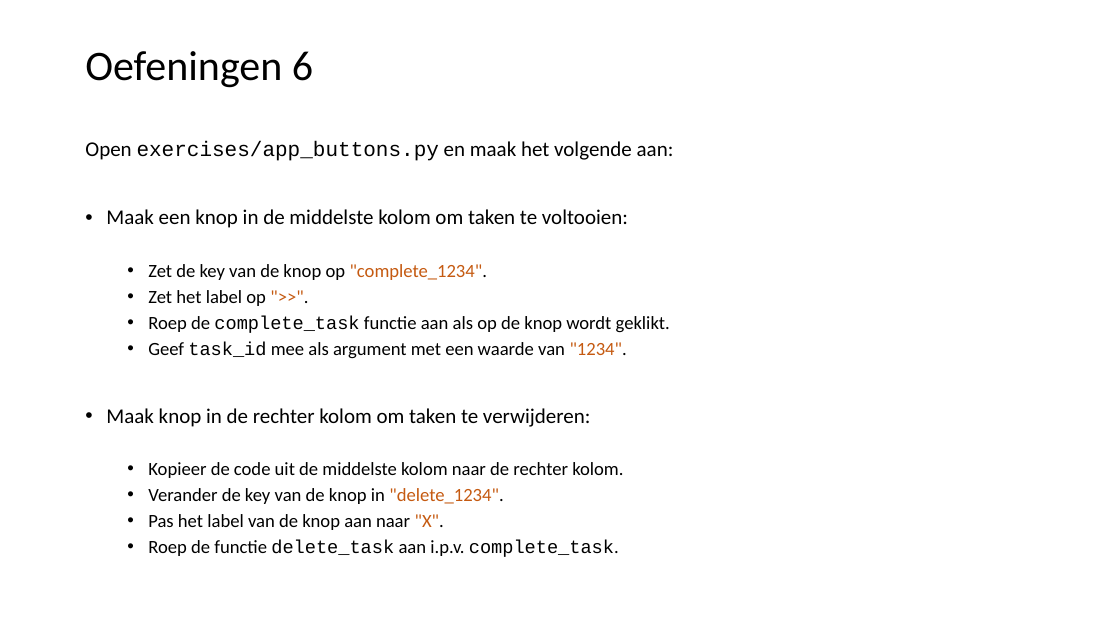
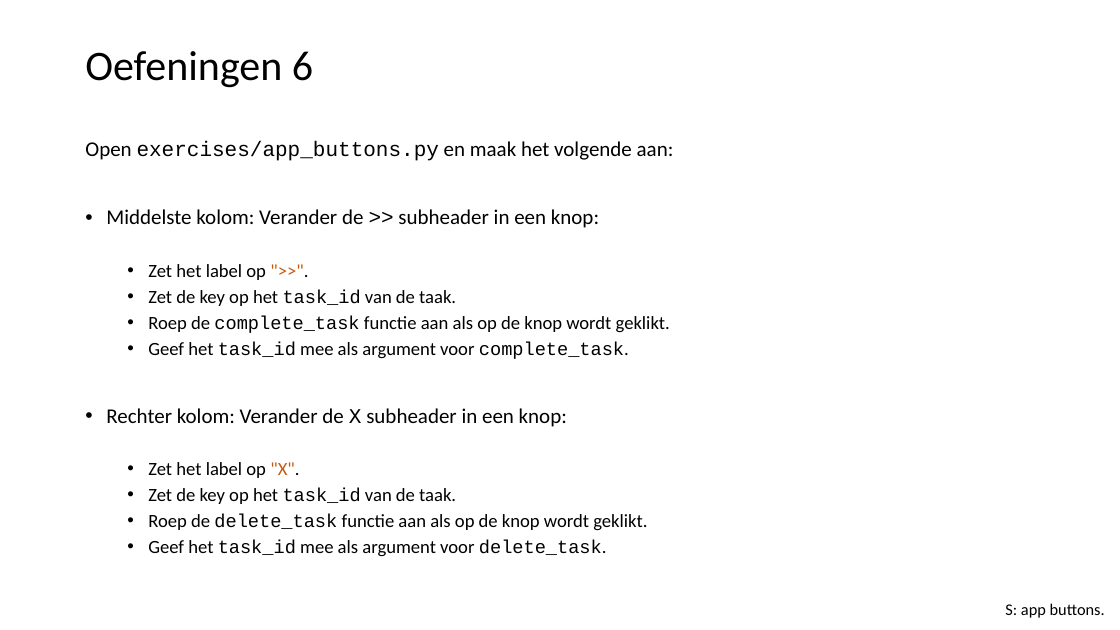
Before and after one commit to LFKoning/knowledge-sharing, a slide deck: slide 38 of python_course_4p/4_api_app/4_api_app.pptx (slide 39 before the commit). Drawn at 1120x630 pixels with LibreOffice and Linux fonts; fonts in the diff are those of the drawing. Boxes give left, top, right and bottom in pixels: in the first picture for what was removed or moved away, otherwise in the second. Text is boxed around its words. In the diff, an @@ line names an element or a change of style, - is before the commit and + after.

```diff
--- a/python_course_4p/4_api_app/4_api_app.pptx
+++ b/python_course_4p/4_api_app/4_api_app.pptx
@@ text at <box>106,209,599,228</box>: text changed @@
-• Maak een knop in de middelste kolom om taken te voltooien:
-  • Zet de key van de knop op "complete_1234".
+• Middelste kolom: Verander de >> subheader in een knop:
@@ text at <box>148,290,456,306</box>: paragraph added @@
+  • Zet de key op het task_id van de taak.
@@ text at <box>106,342,647,557</box>: text changed @@
-  • Geef task_id mee als argument met een waarde van "1234".
-• Maak knop in de rechter kolom om taken te verwijderen:
-  • Kopieer de code uit de middelste kolom naar de rechter kolom.
-  • Verander de key van de knop in "delete_1234".
-  • Pas het label van de knop aan naar "X".
-  • Roep de functie delete_task aan i.p.v. complete_task.
+  • Geef het task_id mee als argument voor complete_task.
+• Rechter kolom: Verander de X subheader in een knop:
+  • Zet het label op "X".
+  • Zet de key op het task_id van de taak.
+  • Roep de delete_task functie aan als op de knop wordt geklikt.
+  • Geef het task_id mee als argument voor delete_task.
@@ text added at <box>1005,603,1105,618</box>, 14 pt, text #000000 @@
+S: app buttons.
```
Also in this commit, not shown: 15 other slides changed, 15 other files.
